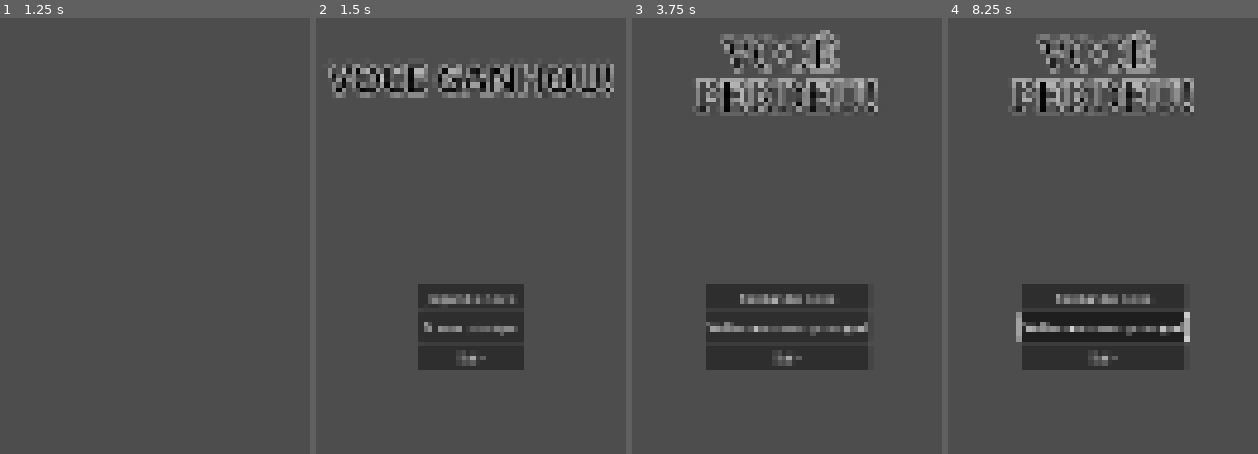
Above: before the commit, frames 1-4 (left to right).
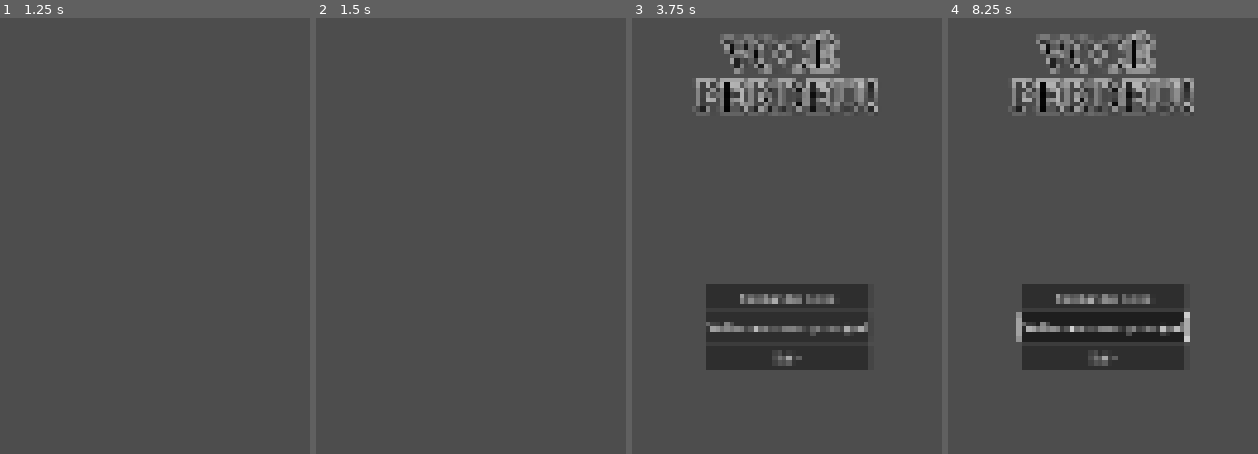
Above: after the commit, the same moments.

Repository: Sleipnir-Game-Team/GMTK-2025
Game: Godot game, scene res://ui/menu/main_menu.tscn
Same seed, same stepped clock (60 frames per second), same inputs: the game is played once before the commit and once after it.
Inputs (mouse positions are in pixels of both pictures, inside the frame that each line leads up to):
- Up to frame 1 (1.25 s): click "Jogar" at 0.5 s
- Up to frame 2 (1.5 s): tap Enter at 1.25 s; move the mouse to (outside the picture) at 1.27 s; hold D (player_right, bound only after the commit) from 1.28 s (still down); hold W (win) from 1.28 s (still down); click (outside the picture) at 1.42 s
- Up to frame 3 (3.75 s): tap Space (player_jump, bound only after the commit) at 1.52, 1.55, 1.82, 2.75 s; release D (player_right, bound only after the commit) at 2 s; release W (win) at 2 s; click (787, 297) at 2 s, where only the run before the commit has a clickable "Jogar de novo"; drag from (outside the picture) to (outside the picture) at 2.77 s; tap Enter at 3.5 s; move the mouse to (outside the picture) at 3.52 s; hold A (player_left, bound only after the commit) from 3.53 s (still down); hold L (lose) from 3.53 s (still down)
- Up to frame 4 (8.25 s): tap Space (player_jump, bound only after the commit) at 3.8, 5, 6.02, 6.05, 6.32, 7.25 s; release A (player_left, bound only after the commit) at 4.25 s; release L (lose) at 4.25 s; click "Tentar de novo" at 4.25 s; drag from (outside the picture) to (outside the picture) at 5.02 s; tap Enter at 5.75 s; move the mouse to (outside the picture) at 5.77 s; hold D (player_right, bound only after the commit) 5.78-6.5 s; hold W (win) 5.78-6.5 s; click (1103, 297) at 6.5 s, where only the run before the commit has a clickable "Jogar de novo"; drag from (outside the picture) to (outside the picture) at 7.27 s; move the mouse to (1180, 327) at 8.02 s; hold D (player_right, bound only after the commit) from 8.03 s (still down); hold L (lose) from 8.03 s (still down); click (1180, 327) at 8.17 s

Frame 1 is identical in both runs. In frame 2, 9.9% of the frame differs, in the area x 3-97%, y 10-81%; in frame 3, less than 0.1%; in frame 4, less than 0.1%.
Error in both runs: Out of bounds get index '1' (on base: 'Array[Dictionary]') (res://addons/log_and_error/logger.gd:15)

Commit message:
Movimentação básica e controle de pulos

Diff:
--- a/main.gd
+++ b/main.gd
@@ -4,7 +4,7 @@
 func _input(event: InputEvent) -> void:
 	if event.is_action_pressed("pause"):
 		UI_Controller.managePauseMenu()
-	if event.is_action_pressed("win"):
-		GameManager.win_game()
+	#if event.is_action_pressed("win"):
+		#GameManager.win_game()
 	if event.is_action_pressed("lose"):
 		GameManager.game_over()
--- a/main.tscn
+++ b/main.tscn
@@ -1,7 +1,11 @@
-[gd_scene load_steps=3 format=3 uid="uid://bi0nwileboayl"]
+[gd_scene load_steps=5 format=3 uid="uid://bi0nwileboayl"]
 
 [ext_resource type="Script" uid="uid://ceunm6ik2o4y4" path="res://main.gd" id="1_cxumw"]
+[ext_resource type="Script" uid="uid://y2higcsr86v" path="res://movement.gd" id="3_h2yge"]
 [ext_resource type="PackedScene" uid="uid://dbi5oq1h8iiaf" path="res://ui/hud/HUD.tscn" id="5_u5r6x"]
+
+[sub_resource type="RectangleShape2D" id="RectangleShape2D_0xm2m"]
+size = Vector2(71, 136.25)
 
 [node name="Main" type="MarginContainer"]
 process_mode = 3
@@ -20,3 +24,20 @@
 
 [node name="Hud" parent="." instance=ExtResource("5_u5r6x")]
 layout_mode = 2
+
+[node name="Player" type="Node2D" parent="."]
+position = Vector2(717, 440)
+
+[node name="CharacterBody2D" type="CharacterBody2D" parent="Player"]
+script = ExtResource("3_h2yge")
+walking_speed = 500.0
+
+[node name="CollisionShape2D" type="CollisionShape2D" parent="Player/CharacterBody2D"]
+unique_name_in_owner = true
+shape = SubResource("RectangleShape2D_0xm2m")
+
+[node name="StaticBody2D" type="StaticBody2D" parent="."]
+position = Vector2(0, 1080)
+
+[node name="CollisionPolygon2D" type="CollisionPolygon2D" parent="StaticBody2D"]
+polygon = PackedVector2Array(0, 0, 1920, 0, 2949, -1, 2949, -295, 3514, -295, 3514, -709, 4185, -709, 4190, 1437, 5, 1438, -86, 1438, -86, -1083, 0, -1081)
--- /dev/null
+++ b/movement.gd
@@ -0,0 +1,70 @@
+extends CharacterBody2D
+
+@export_group("Jump", "jump")
+
+## Altura do pulo em termos da altura do personagem. Por exemplo: [br]
+## • [code]2.0[/code]  - Pula duas vezes sua altura
+@export var jump_height_factor: float = 2.0
+
+## Tempo em segundos para chegar na altura máxima do pulo.
+@export var jump_time_to_peak: float = 0.4
+
+## Tempo em segundos para voltar ao solo depois de chegar na altura máxima.
+@export var jump_time_to_descent: float = 0.35
+
+## Multiplicador da gravidade aplicado quando o pulo é cortado ao meio.
+## Aplicado apenas quando o botão de pular é solto antes do pico.
+@export var jump_cut_multiplier: float = 2.0
+
+@export_group("Movement", "walking")
+@export var walking_speed: float = 200.0
+
+@onready var collision_shape_2d: CollisionShape2D = %CollisionShape2D
+
+@onready var gravity_rise: float = _calculate_gravity_rise(jump_height_factor, jump_time_to_peak)
+@onready var gravity_fall: float = _calculate_gravity_fall(jump_height_factor, jump_time_to_descent)
+@onready var jump_speed: float = _calculate_jump_speed(gravity_rise, jump_time_to_peak)
+
+func _physics_process(delta: float) -> void:
+	var g := gravity_rise
+	if _falling():
+		# Se está caindo, gravidade padrão de queda
+		g = gravity_fall
+	elif not Input.is_action_pressed("player_jump"):
+		# Se está subindo e soltou o botão de pulo, aumenta a gravidade para cair mais rápido
+		g *= jump_cut_multiplier
+
+	velocity.y += g * delta
+
+	velocity.x = 0.0
+	if Input.is_action_pressed("player_left"):
+		velocity.x = -walking_speed
+	if Input.is_action_pressed("player_right"):
+		velocity.x = walking_speed
+
+	if is_on_floor() and Input.is_action_just_pressed("player_jump"):
+		velocity.y = jump_speed
+
+	move_and_slide()
+
+
+func _falling() -> bool:
+	return velocity.y > 0
+
+func _get_character_height_world() -> float:
+	var local_height := collision_shape_2d.shape.get_rect().size.y
+	return local_height * collision_shape_2d.global_scale.y
+
+func _target_jump_height_px(height_factor: float) -> float:
+	return height_factor * _get_character_height_world()
+
+func _calculate_gravity_rise(height_factor: float, time_to_peak: float) -> float:
+	var h := _target_jump_height_px(height_factor)
+	return 2.0 * h / (time_to_peak * time_to_peak)
+
+func _calculate_gravity_fall(height_factor: float, time_to_descent: float) -> float:
+	var h := _target_jump_height_px(height_factor)
+	return 2.0 * h / (time_to_descent * time_to_descent)
+
+func _calculate_jump_speed(gravity_rise: float, time_to_peak: float) -> float:
+	return -gravity_rise * time_to_peak
--- a/project.godot
+++ b/project.godot
@@ -37,7 +37,6 @@
 
 window/size/viewport_width=1920
 window/size/viewport_height=1080
-window/size/mode=3
 window/size/resizable=false
 window/stretch/mode="canvas_items"
 window/stretch/aspect="expand"
@@ -67,6 +66,29 @@
 "events": [Object(InputEventKey,"resource_local_to_scene":false,"resource_name":"","device":-1,"window_id":0,"alt_press …(195 unchanged characters)…
 ]
 }
+player_left={
+"deadzone": 0.2,
+"events": [Object(InputEventKey,"resource_local_to_scene":false,"resource_name":"","device":-1,"window_id":0,"alt_pressed":false,"shift_pressed":false,"ctrl_pressed":false,"meta_pressed":false,"pressed":false,"keycode":0,"physical_keycode":65,"key_label":0,"unicode":97,"location":0,"echo":false,"script":null)
+, Object(InputEventJoypadMotion,"resource_local_to_scene":false,"resource_name":"","device":-1,"axis":0,"axis_value":-1.0,"script":null)
+]
+}
+player_right={
+"deadzone": 0.2,
+"events": [Object(InputEventKey,"resource_local_to_scene":false,"resource_name":"","device":-1,"window_id":0,"alt_pressed":false,"shift_pressed":false,"ctrl_pressed":false,"meta_pressed":false,"pressed":false,"keycode":0,"physical_keycode":68,"key_label":0,"unicode":100,"location":0,"echo":false,"script":null)
+, Object(InputEventJoypadMotion,"resource_local_to_scene":false,"resource_name":"","device":-1,"axis":0,"axis_value":1.0,"script":null)
+]
+}
+player_jump={
+"deadzone": 0.2,
+"events": [Object(InputEventKey,"resource_local_to_scene":false,"resource_name":"","device":-1,"window_id":0,"alt_pressed":false,"shift_pressed":false,"ctrl_pressed":false,"meta_pressed":false,"pressed":false,"keycode":0,"physical_keycode":32,"key_label":0,"unicode":32,"location":0,"echo":false,"script":null)
+, Object(InputEventJoypadButton,"resource_local_to_scene":false,"resource_name":"","device":-1,"button_index":0,"pressure":0.0,"pressed":false,"script":null)
+]
+}
+player_sprint={
+"deadzone": 0.2,
+"events": [Object(InputEventKey,"resource_local_to_scene":false,"resource_name":"","device":-1,"window_id":0,"alt_pressed":false,"shift_pressed":false,"ctrl_pressed":false,"meta_pressed":false,"pressed":false,"keycode":0,"physical_keycode":4194325,"key_label":0,"unicode":0,"location":0,"echo":false,"script":null)
+]
+}
 
 [layer_names]
 
--- a/ui/hud/HUD.tscn
+++ b/ui/hud/HUD.tscn
@@ -1,9 +1,6 @@
-[gd_scene load_steps=3 format=3 uid="uid://dbi5oq1h8iiaf"]
-
-[ext_resource type="FontFile" uid="uid://bwmj1glum30at" path="res://assets/Text_Fonts/ModernDOS9x16.ttf" id="1_idfc3"]
+[gd_scene load_steps=2 format=3 uid="uid://dbi5oq1h8iiaf"]
 
 [sub_resource type="Theme" id="Theme_nknrp"]
-default_font = ExtResource("1_idfc3")
 
 [node name="Hud" type="Control"]
 process_mode = 3
Not shown, added: assets/GRAMMY__.png.import
Not shown, added: movement.gd.uid
